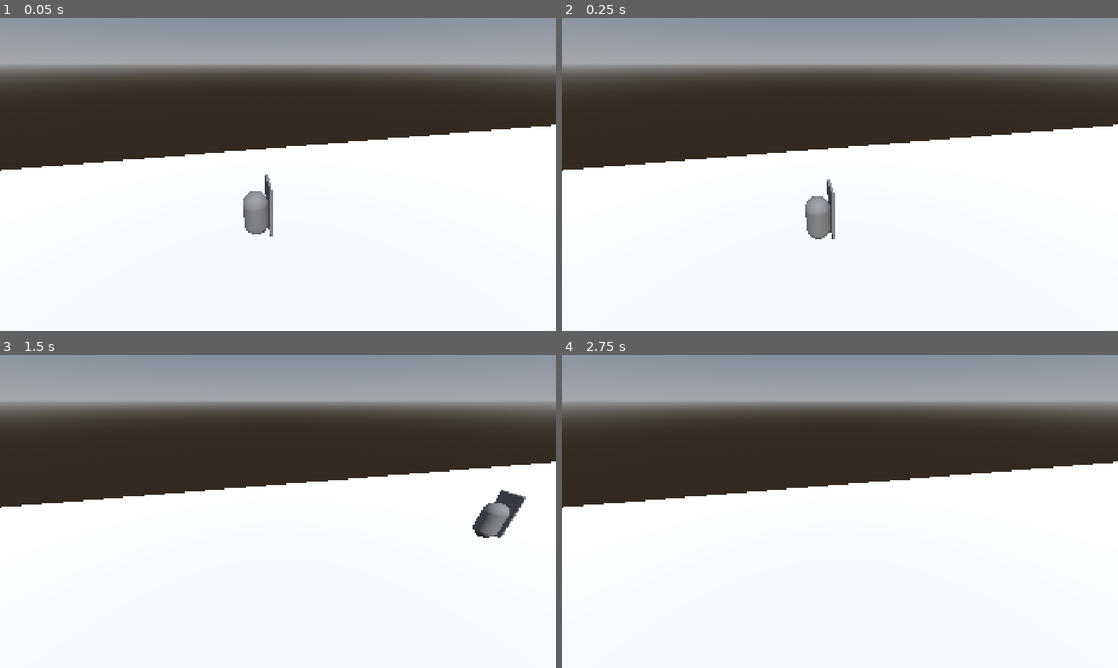
Above: before the commit, frames 1-4 (two rows, left to right).
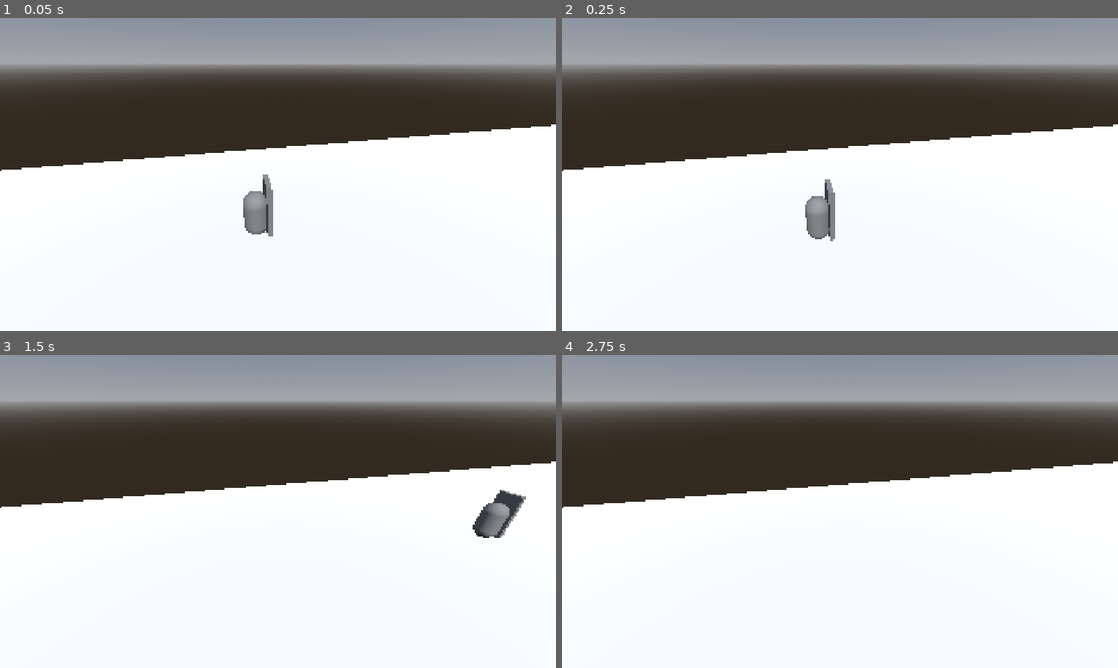
Above: after the commit, the same moments.

Repository: Derpest2Dude/AGL-Mini-Game-Jam-Team-2
Game: Godot game, scene res://Scenes/Test Scenes/jake_test_2.tscn
The game is run twice, just before and just after one commit, with the same random seed, the same clock (stepped at 60 frames per second) and the same inputs. The project has no main scene, so this scene is started directly.
Inputs:
- Up to frame 1 (0.05 s): no input
- Up to frame 2 (0.25 s): no input
- Up to frame 3 (1.5 s): tap Enter at 0.5 s; hold D (move_right) 0.53-1.28 s; tap W (jump) at 0.77 s; hold A (move_left) from 1.28 s (still down)
- Up to frame 4 (2.75 s): tap W (jump) at 1.52 s; release A (move_left) at 2.03 s; hold D (move_right) from 2.03 s (still down)

The runs differ from the first frame. In frame 1, 0.1% of the frame differs, in the area x 47-49%, y 50-70%; in frame 2, 0.1%, in the area x 47-49%, y 51-72%; in frame 3, less than 0.1%; in frame 4, nothing differs.

Commit message:
Adjust edge detection size and position
Slightly inside the player as to detect when the player is right next to an edge

Diff:
--- a/Scenes/Test Scenes/test_player.tscn
+++ b/Scenes/Test Scenes/test_player.tscn
@@ -8,10 +8,10 @@
 [sub_resource type="CapsuleMesh" id="CapsuleMesh_qk2o7"]
 
 [sub_resource type="BoxShape3D" id="BoxShape3D_qk2o7"]
-size = Vector3(0.1, 2.4, 1)
+size = Vector3(0.2, 2.4, 1)
 
 [sub_resource type="BoxMesh" id="BoxMesh_avojk"]
-size = Vector3(0.1, 2.4, 1)
+size = Vector3(0.2, 2.4, 1)
 
 [node name="TestPlayer" type="CharacterBody3D" unique_id=684845934]
 axis_lock_linear_z = true
@@ -27,7 +27,7 @@
 collision_mask = 2
 
 [node name="CollisionShape3D" type="CollisionShape3D" parent="LedgeDetection" unique_id=1209264873]
-transform = Transform3D(1, 0, 0, 0, 1, 0, 0, 0, 1, 0.550539, 0.29999995, 0)
+transform = Transform3D(1, 0, 0, 0, 1, 0, 0, 0, 1, 0.500539, 0.29999995, 0)
 shape = SubResource("BoxShape3D_qk2o7")
 
 [node name="MeshInstance3D2" type="MeshInstance3D" parent="LedgeDetection/CollisionShape3D" unique_id=1850866964]
